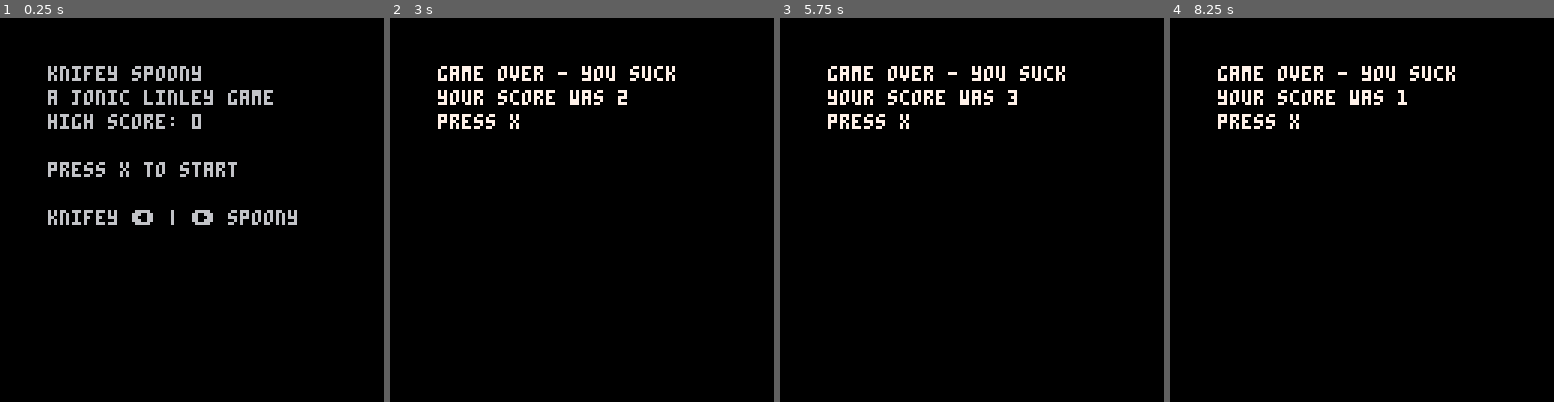
Above: before the commit, frames 1-4 (left to right).
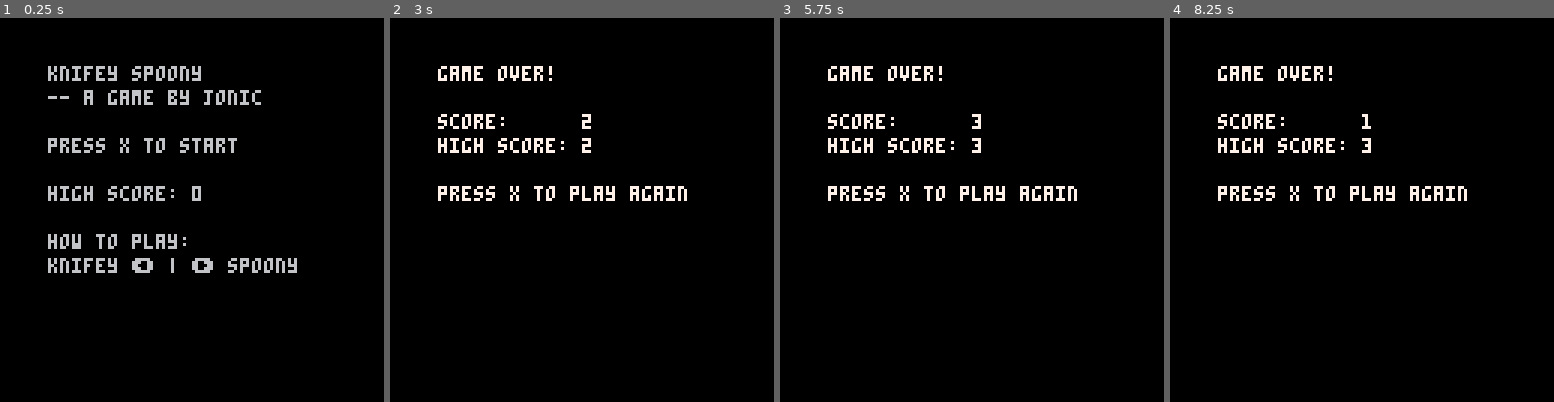
Above: after the commit, the same moments.

Repository: Jonic/knifey-spoony
Game: PICO-8 cartridge knifey-spoony.p8
Two runs of this game, one before a commit and one after it. Both use one fixed random seed, a clock stepped at 60 frames per second and the inputs below.
Inputs:
- Up to frame 1 (0.25 s): no input
- Up to frame 2 (3 s): tap X (X key) at 0.33, 1.07, 1.85, 2.97 s; hold Right 1.6-2.1 s; hold Right from 2.47 s (still down)
- Up to frame 3 (5.75 s): release Right at 3.03 s; hold Left 3.08-3.58 s; hold Right 4.02-4.68 s; tap X (X key) at 4.08, 5.2 s; hold Left 5.08-5.68 s
- Up to frame 4 (8.25 s): hold Right 6.08-6.58 s; tap X (X key) at 6.32, 7.43 s; hold Right 6.63-7.13 s; hold Right 7.5-8.07 s; hold Left from 8.12 s (still down)

The runs differ from the first frame. In frame 1, 6.2% of the frame differs, in the area x 12-78%, y 18-67%; in frame 2, 3.2%; in frame 3, 3.2%; in frame 4, 3.2%.

Commit message:
Better game over and title screens

Diff:
--- a/knifey-spoony.p8
+++ b/knifey-spoony.p8
@@ -43,9 +43,10 @@
     end,
 
     _draw = function()
-      print('game over - you suck', 16, 16, 7)
-      print('your score was ' .. score, 16, 24, 7)
-      print('press x', 16, 32, 7)
+      print('game over!', 16, 16, 7)
+      print('score:      ' .. score, 16, 32, 7)
+      print('high score: ' .. high_score, 16, 40, 7)
+      print('press x to play again', 16, 56, 7)
     end
   }
 end
@@ -138,10 +139,11 @@
 
     _draw = function()
       print('knifey spoony', 16, 16, 6)
-      print('a jonic linley game', 16, 24, 6)
-      print('high score: '.. high_score, 16, 32, 6)
-      print('press x to start', 16, 48, 6)
-      print('knifey \139 | \145 spoony', 16, 64, 6)
+      print('-- a game by jonic', 16, 24, 6)
+      print('press x to start', 16, 40, 6)
+      print('high score: '.. high_score, 16, 56, 6)
+      print('how to play:', 16, 72, 6)
+      print('knifey \139 | \145 spoony', 16, 80, 6)
     end
   }
 end
